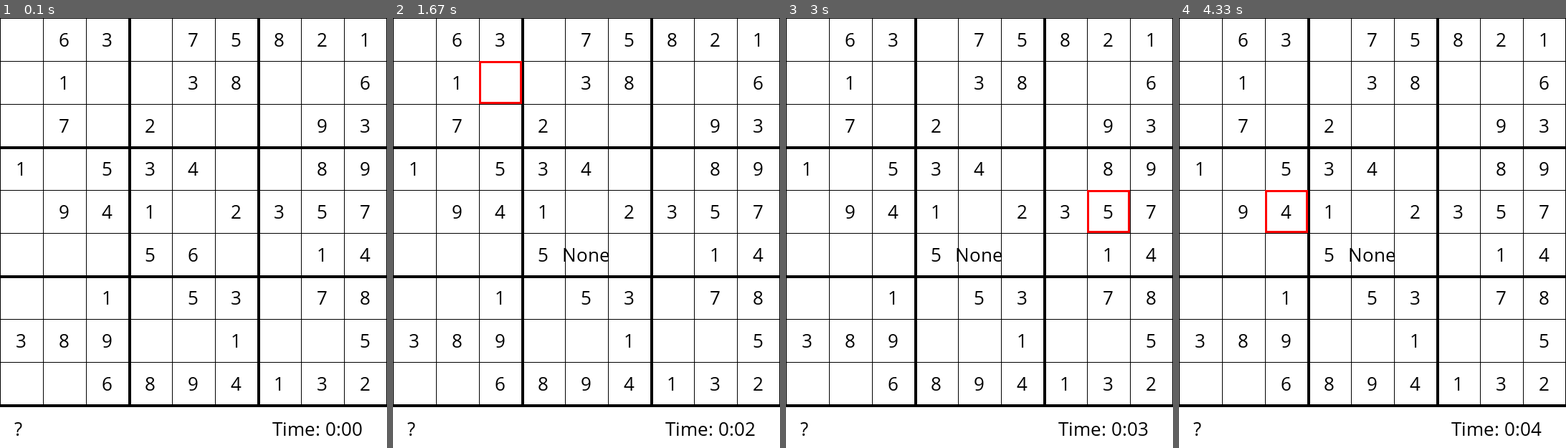
Above: before the commit, frames 1-4 (left to right).
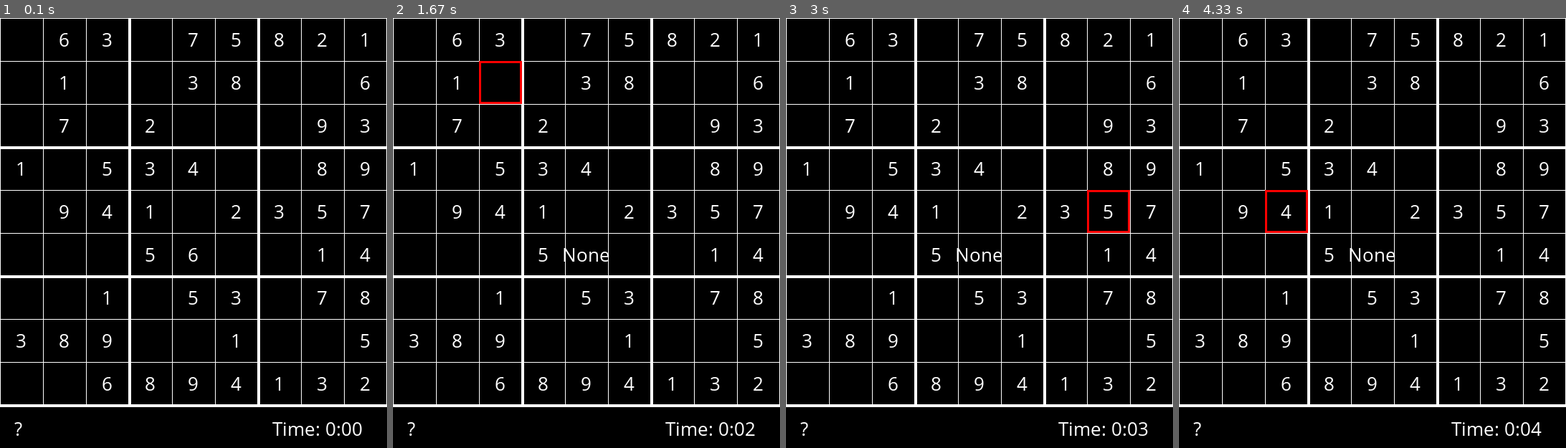
Above: after the commit, the same moments.

Repository: andreanlay/simple-sudoku-pygame
Game: pygame game, started from src/main.py
Same seed, same stepped clock (60 frames per second), same inputs: the game is played once before the commit and once after it.
Inputs (mouse positions are in pixels of both pictures, inside the frame that each line leads up to):
- Up to frame 1 (0.1 s): no input
- Up to frame 2 (1.67 s): click (586, 233) at 0.38 s; tap Enter at 0.67 s; click (466, 336) at 1.05 s; click (485, 73) at 1.38 s
- Up to frame 3 (3 s): click (960, 344) at 1.72 s; click (1126, 396) at 2.05 s; click (1056, 198) at 2.38 s; click (1099, 224) at 2.72 s
- Up to frame 4 (4.33 s): click (1252, 177) at 3.05 s; click (1457, 129) at 3.38 s; click (1260, 207) at 3.72 s; click (1287, 198) at 4.05 s

The runs differ from the first frame. In frame 1, 100% of the frame differs, in the area x 0-100%, y 0-100%; in frame 2, 100%; in frame 3, 100%; in frame 4, 100%.

Commit message:
Update colors

Diff:
--- a/src/Box.py
+++ b/src/Box.py
@@ -7,6 +7,7 @@
     COLOR_GRAY = (128, 128, 128)
     COLOR_BLACK = (0, 0, 0)
     COLOR_RED = (255, 0, 0)
+    COLOR_WHITE = (255, 255, 255)
 
     def __init__(self, val, row, col, width, height):
         self.value = val  # Current box value
@@ -30,7 +31,7 @@
             text = font.render(str(self.temp), 1, self.COLOR_GRAY)
             window.blit(text, (x + 3, y + 3))  # Draw small number in upper-left corner
         elif self.value != 0:
-            text = font.render(str(self.value), 1, self.COLOR_BLACK)
+            text = font.render(str(self.value), 1, self.COLOR_WHITE)
             window.blit(text, (x + (gap/2 - text.get_width()/2), y + (gap/2 - text.get_height()/2)))  # Draw number in the middle
 
         if self.selected:
--- a/src/Game.py
+++ b/src/Game.py
@@ -28,8 +28,8 @@
                 thick = 4
             else:
                 thick = 1
-            pg.draw.line(window, (0, 0, 0), (0, i * gap), (self.width, i * gap), thick)  # Draw horizontal line
-            pg.draw.line(window, (0, 0, 0), (i * gap, 0), (i * gap, self.height), thick)  # Draw vertical line
+            pg.draw.line(window, (255, 255, 255), (0, i * gap), (self.width, i * gap), thick)  # Draw horizontal line
+            pg.draw.line(window, (255, 255, 255), (i * gap, 0), (i * gap, self.height), thick)  # Draw vertical line
 
         for i in range(9):
             for j in range(9):
--- a/src/main.py
+++ b/src/main.py
@@ -5,12 +5,12 @@
 
 
 def redraw_window(win, board, time):
-    win.fill((255, 255, 255))
+    win.fill((0, 0, 0))
     font = pg.font.Font("resources/OpenSans-Regular.ttf", 26)
-    text = font.render("Time: " + util.format_time(time), 1, (0, 0, 0))
+    text = font.render("Time: " + util.format_time(time), 1, (255, 255, 255))
     win.blit(text, (540 - 160, 555))  # Draw time on bottom right corner
 
-    text = font.render("?", 1, (0, 0, 0))
+    text = font.render("?", 1, (255, 255, 255))
     win.blit(text, (20, 555))  # Draw help on bottom left corner
 
     board.draw(win)
